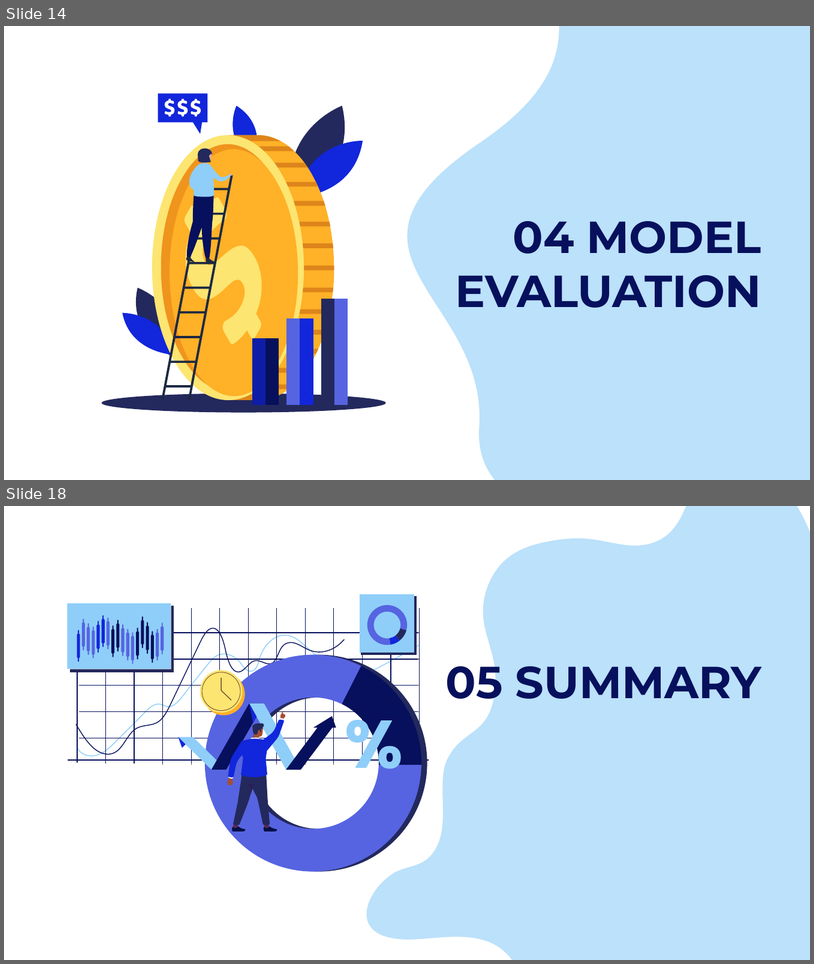
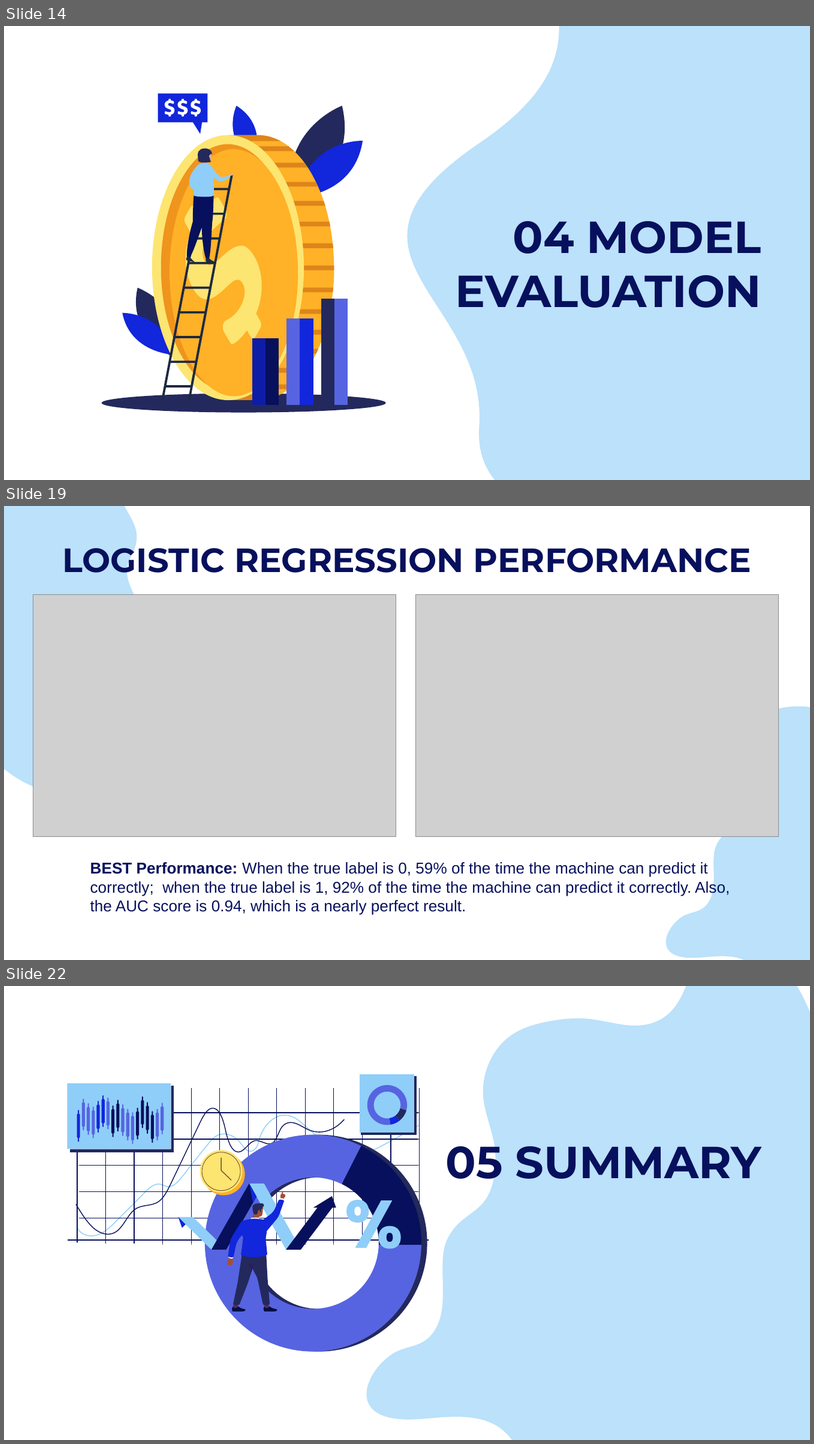
Before and after one commit to muhasenulhaque/Project-2-Machine-Learning-and-Algo-Trading, a slide deck: Presentation/FX_Master_Project_Presentation.pptx. Shown one above the other, each under a label of ours: slides 14 and 18 before the commit, slides 14, 19 and 22 after it; the slides between them are not shown. The pictures are 814x964 and 814x1444 pixels, drawn with LibreOffice and Linux fonts; fonts in the diff are those of the drawing; grey boxes stand for pictures. Boxes give left, top, right and bottom in pixels: in the first picture for what was removed or moved away, otherwise in the second. Text is boxed around its words. In the diff, an @@ line names an element or a change of style, - is before the commit and + after.

```diff
--- a/Presentation/FX_Master_Project_Presentation.pptx
+++ b/Presentation/FX_Master_Project_Presentation.pptx
@@ slide 19 added at (4, 506, 810, 960), background #FFFFFF @@
@@ freeform shape added at (4, 506, 282, 833), fill #8FCEF9 at 60% opacity @@
@@ text added at (62, 539, 752, 580), 30 pt, text #07105C, bold @@
+LOGISTIC REGRESSION PERFORMANCE
@@ picture added at (33, 595, 396, 837) @@
@@ picture added at (416, 595, 779, 837) @@
@@ freeform shape added at (653, 654, 810, 960), fill #8FCEF9 at 60% opacity @@
@@ text added at (90, 862, 730, 915), 14 pt, text #07105C @@
+BEST Performance: When the true label is 0, 59% of the time the machine can predict it correctly; when the true label is 1, 92% of the time the machine can predict it correctly. Also, the AUC score is 0.94, which is a nearly perfect result.
@@ what was slide 18 is now slide 22 @@
```
Also in this commit, not shown: 9 slides changed, 4 other slides added, 4 slides removed, 13 other files.
